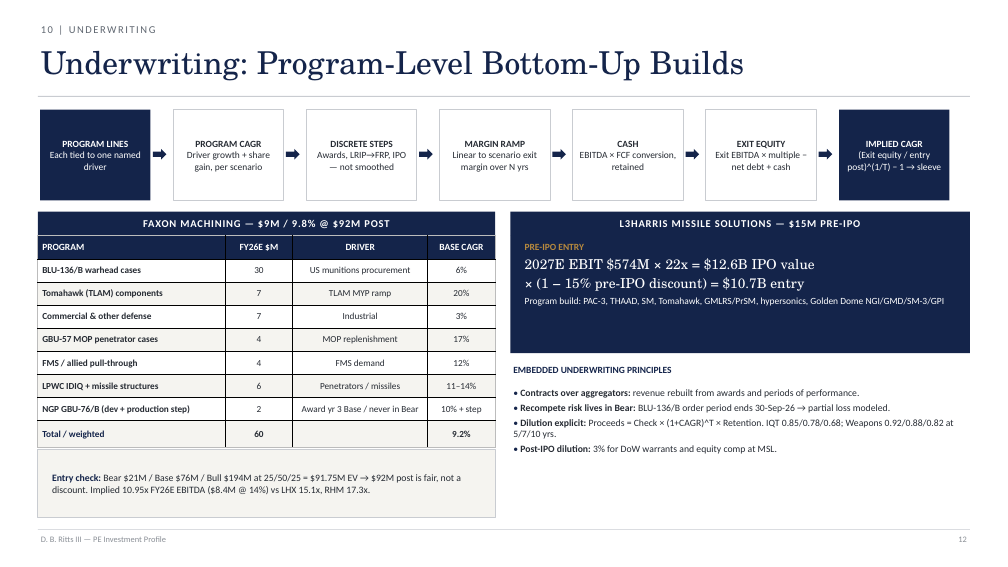
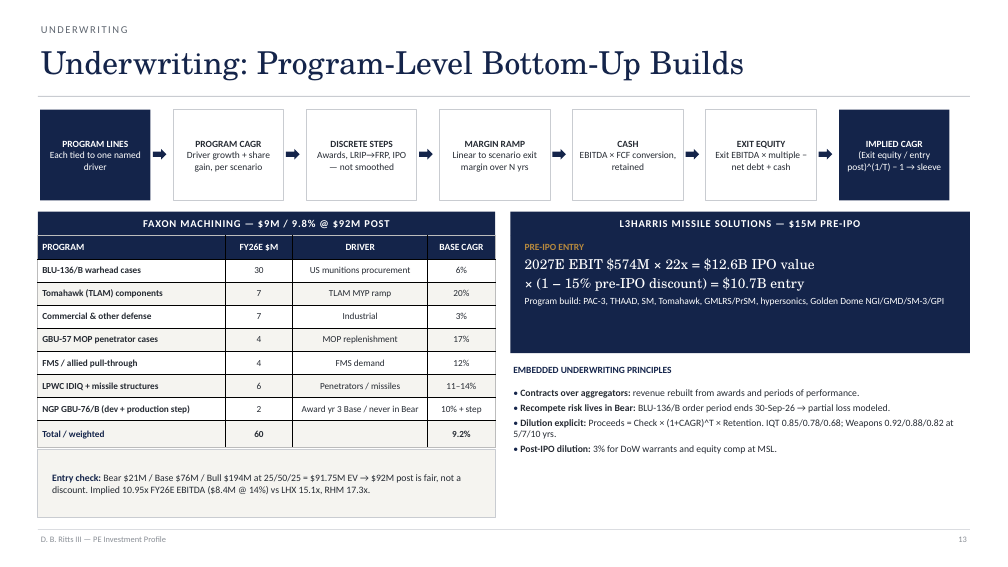
Before and after one commit to GoldmanRacks/Default, a slide deck: slide 13 of guides/D.B._Ritts_III_PE_Investment_Profile.pptx (slide 12 before the commit). Drawn at 1008x567 pixels with LibreOffice and Linux fonts; fonts in the diff are those of the drawing. Boxes give left, top, right and bottom in pixels: in the first picture for what was removed or moved away, otherwise in the second. Text is boxed around its words. In the diff, an @@ line names an element or a change of style, - is before the commit and + after.

```diff
--- a/guides/D.B._Ritts_III_PE_Investment_Profile.pptx
+++ b/guides/D.B._Ritts_III_PE_Investment_Profile.pptx
@@ text at (41,26,128,33): text changed @@
-10 | UNDERWRITING
+UNDERWRITING
```
Also in this commit, not shown: 20 other slides changed, 10 slides added, 4 other files.
